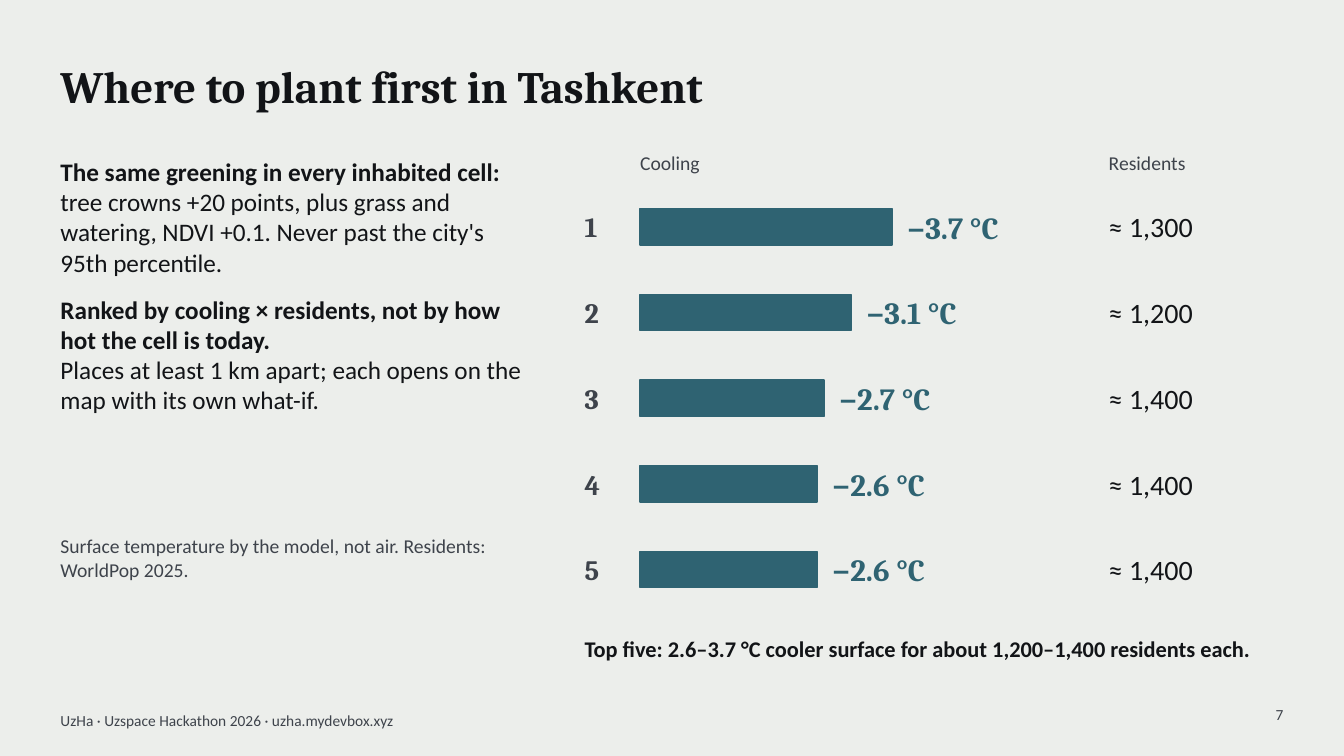
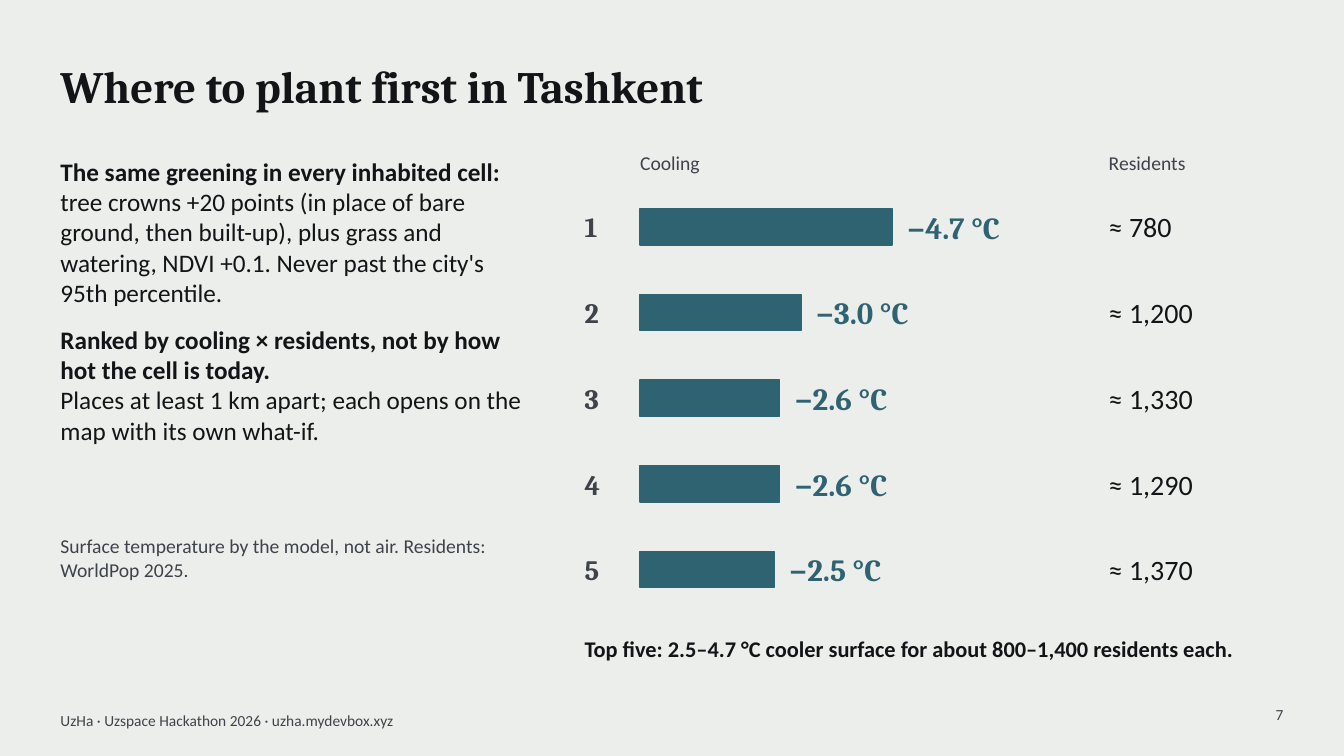
Before and after one commit to root3315/uzha-heat, a slide deck: slide 7 of docs/uzha-pitch-en.pptx. Drawn at 1344x756 pixels with LibreOffice and Linux fonts; fonts in the diff are those of the drawing. Boxes give left, top, right and bottom in pixels: in the first picture for what was removed or moved away, otherwise in the second. Text is boxed around its words. In the diff, an @@ line names an element or a change of style, - is before the commit and + after.

Commit message:
docs: quote the planting numbers with possible cover shares (place 1 now Bektemir, −4.7 °C)

```diff
--- a/docs/uzha-pitch-en.pptx
+++ b/docs/uzha-pitch-en.pptx
@@ text at box(60, 193, 484, 306): text changed @@
-tree crowns +20 points, plus grass and watering, NDVI +0.1. Never past the city's 95th percentile.
+tree crowns +20 points (in place of bare ground, then built-up), plus grass and watering, NDVI +0.1. Never past the city's 95th percentile.
@@ text at box(907, 218, 1000, 240): text changed @@
-−3.7 °C
+−4.7 °C
@@ text at box(1129, 218, 1172, 237): text changed @@
-≈ 1,300
+≈ 780
@@ rectangle: place and size @@
-rectangle at box(640, 294, 851, 331)
+rectangle at box(640, 294, 802, 331)
@@ text at box(816, 303, 909, 325): text changed @@
-−3.1 °C
+−3.0 °C
@@ rectangle: place and size @@
-rectangle at box(640, 380, 824, 416)
+rectangle at box(640, 380, 779, 416)
@@ text at box(795, 389, 888, 411): text changed @@
-−2.7 °C
+−2.6 °C
@@ text at box(1129, 391, 1193, 413): text changed @@
-≈ 1,400
+≈ 1,330
@@ rectangle: place and size @@
-rectangle at box(640, 466, 818, 502)
+rectangle at box(640, 466, 779, 502)
@@ text "−2.6 °C": place and size @@
-text "−2.6 °C" at box(832, 475, 925, 497)
+text "−2.6 °C" at box(795, 475, 888, 497)
@@ text at box(1129, 477, 1193, 499): text changed @@
-≈ 1,400
+≈ 1,290
@@ rectangle: place and size @@
-rectangle at box(640, 552, 818, 588)
+rectangle at box(640, 552, 774, 588)
@@ text at box(789, 560, 882, 582): text changed @@
-−2.6 °C
+−2.5 °C
@@ text at box(1129, 562, 1193, 584): text changed @@
-≈ 1,400
+≈ 1,370
@@ text at box(585, 641, 1233, 661): text changed @@
-Top five: 2.6–3.7 °C cooler surface for about 1,200–1,400 residents each.
+Top five: 2.5–4.7 °C cooler surface for about 800–1,400 residents each.
```
Also in this commit, not shown: 1 other slide changed, 5 other files.
